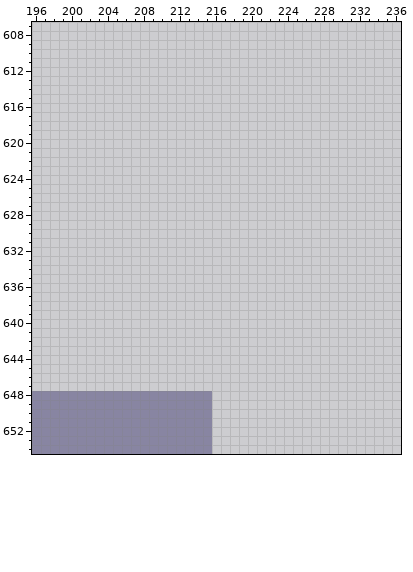
Pixel-art file: assets/maps/tilemap.aseprite. That is the earlier state.
600x816 pixels, 1 frame. Shown: x 196..236, y 607..654.
And afterwards:
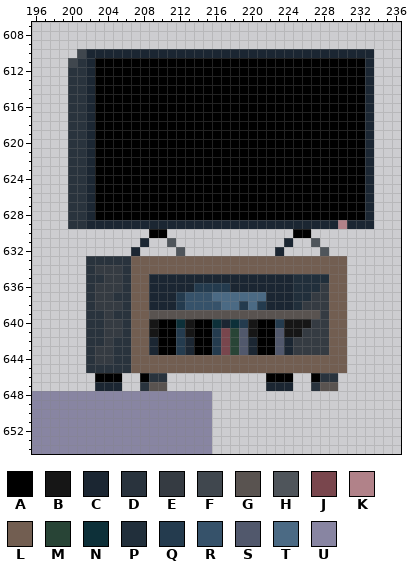
Palette (. is transparent): A #000000  B #161616  C #1b2632  D #29333d  E #353b42  F #40474e  G #595350  H #4f555b  J #79464d  K #b18289  L #725e51  M #284436  N #0d3039  P #212f3b  Q #243b4e  R #36526a  S #51586c  T #4b6a84  U #8885a2
From old to new:
Layer "tiles":
Colour A now appears in rows 611 to 628 at x 203 to 232; in row 630 at x 209 to 210 and 225 to 226; in rows 640 to 643 at x 210 to 211, 214 to 215 and 221 to 222; in row 646 at x 203 to 205, 208, 222 to 224 and 227.
Colour B now appears in row 640 at x 209, 213, 220 and 224 to 226; in row 641 at x 209, 213, 220 and 224 to 225.
Colour C now appears in row 610 at x 202 to 233; in rows 611 to 628 at x 202 and 233; in row 629 at x 202 to 229 and 231 to 233; in row 631 at x 208 and 224; in row 632 at x 207 and 223; in row 635 at x 209 to 224.
Colour C now appears in row 636 at x 209 to 213 and 218 to 224; in rows 637 to 638 at x 209 to 211 and 222 to 224; in row 640 at x 217; in rows 642 to 643 at x 209, 213, 220 and 224; in row 647 at x 203 to 205 and 222 to 224.
Colour D now appears in row 611 at x 201; in rows 612 to 629 at x 200 to 201; in row 633 at x 202 to 206; in row 634 at x 202 and 206; in row 635 at x 202 to 203 and 206; in row 636 at x 202 and 206.
Colour D now appears in row 637 at x 202 and 205 to 206; in row 638 at x 202 and 206; in row 639 at x 202 to 203 and 205 to 206; in rows 640 to 641 at x 202 to 203 and 206; in row 642 at x 202 to 203 and 205 to 206; in rows 643 to 644 at x 202 and 205 to 206.
Colour D now appears in row 645 at x 202 to 206; in row 646 at x 209 to 210 and 228 to 229; in row 647 at x 208 and 227.
Colour E now appears in row 634 at x 203 to 205; in row 635 at x 204 to 205; in row 636 at x 203 to 205 and 228; in row 637 at x 203 to 204 and 227 to 228; in row 638 at x 203 to 205 and 226 to 228; in row 639 at x 204 and 228.
Colour E now appears in row 640 at x 204 to 205 and 227 to 228; in row 641 at x 204 to 205 and 226 to 228; in row 642 at x 204 and 225 to 228; in row 643 at x 203 to 204 and 225 to 228; in row 644 at x 203 to 204.
Colour F now appears in row 610 at x 201; in row 611 at x 200.
Colour G now appears in row 639 at x 209 to 227; in row 647 at x 209 to 210 and 228 to 229.
Colour H now appears in row 631 at x 211 and 227; in row 632 at x 212 and 228.
Colour J now appears in rows 641 to 643 at x 217.
Colour K now appears in row 629 at x 230.
Colour L now appears in rows 633 to 634 at x 207 to 230; in rows 635 to 643 at x 207 to 208 and 229 to 230; in rows 644 to 645 at x 207 to 230.
Colour M now appears in rows 641 to 643 at x 218.
Colour N now appears in row 640 at x 212, 216 and 218.
Colour P now appears in row 635 at x 225 to 228; in row 636 at x 225 to 227; in row 637 at x 225 to 226; in row 638 at x 225.
Colour Q now appears in row 636 at x 214 to 217; in row 637 at x 212; in row 638 at x 212, 219 and 221; in row 640 at x 219 and 223; in rows 641 to 643 at x 212 and 216.
Colour R now appears in row 637 at x 213 to 215; in row 638 at x 213 to 216.
Colour S now appears in rows 641 to 643 at x 219 and 223.
Colour T now appears in row 637 at x 216 to 221; in row 638 at x 217 to 218 and 220.
Pixel boxes of the changes (left, top, right, bottom) in both pictures:
added: (68, 49, 374, 391)
